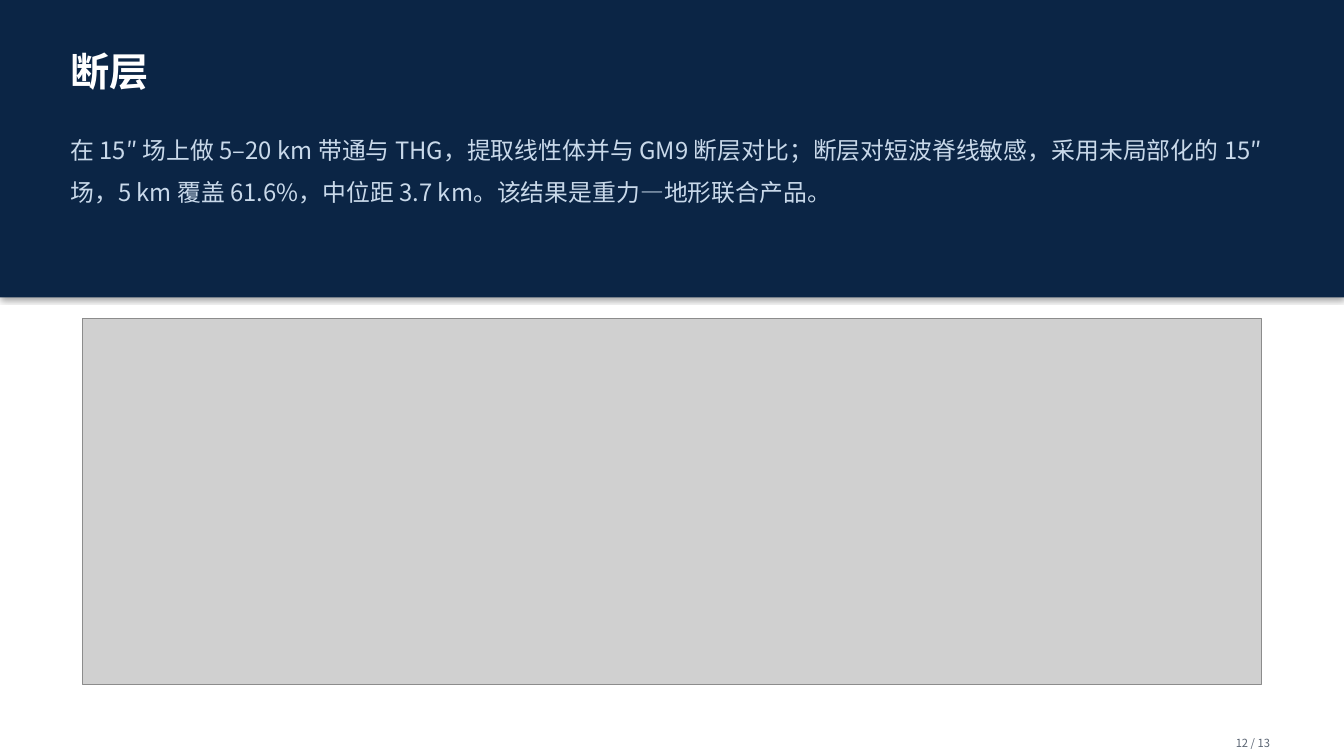
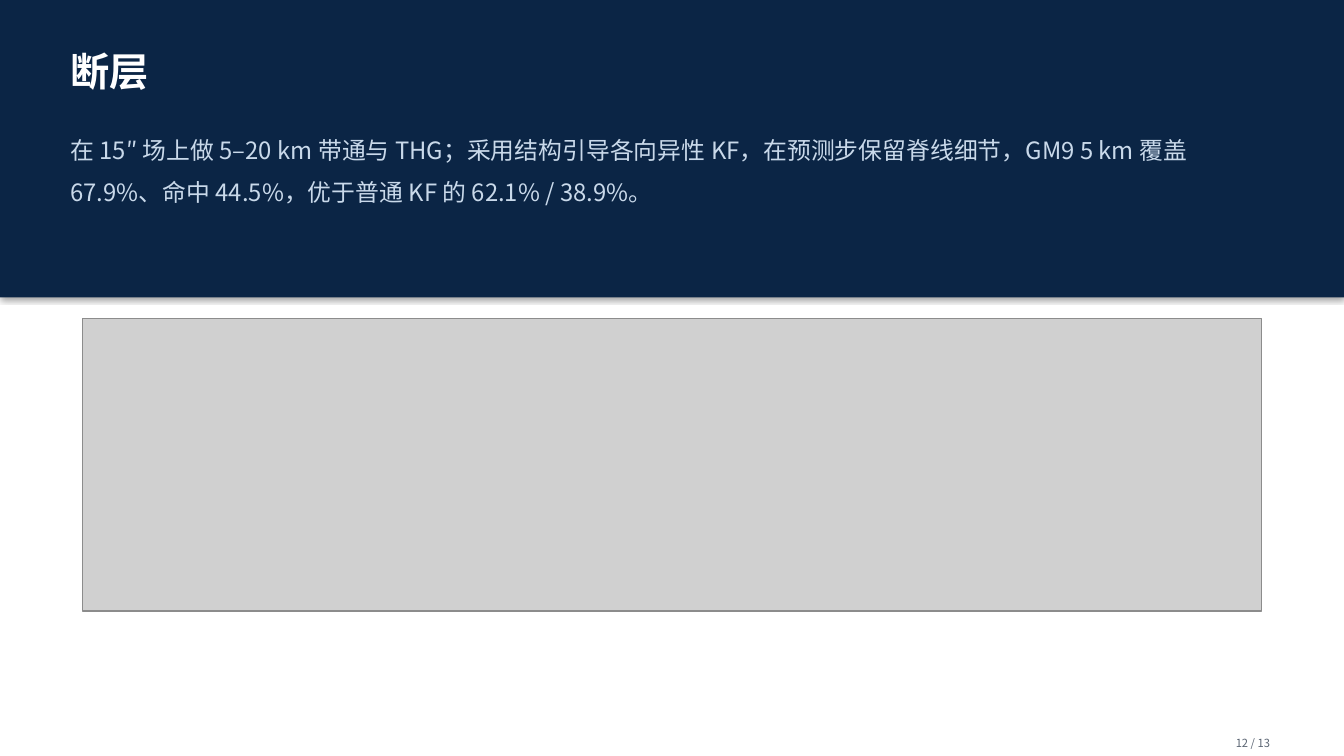
Before and after one commit to shuyunkai/kalman_gravity, a slide deck: slide 12 of ppt/汇报_新结构_13页.pptx. Drawn at 1344x756 pixels with LibreOffice and Linux fonts; fonts in the diff are those of the drawing; grey boxes stand for pictures. Boxes give left, top, right and bottom in pixels: in the first picture for what was removed or moved away, otherwise in the second. Text is boxed around its words. In the diff, an @@ line names an element or a change of style, - is before the commit and + after.

```diff
--- a/ppt/汇报_新结构_13页.pptx
+++ b/ppt/汇报_新结构_13页.pptx
@@ text at box(71, 139, 1187, 203): text changed @@
-在 15″ 场上做 5–20 km 带通与 THG，提取线性体并与 GM9 断层对比；断层对短波脊线敏感，采用未局部化的 15″ 场，5 km 覆盖 61.6%，中位距 3.7 km。该结果是重力—地形联合产品。
+在 15″ 场上做 5–20 km 带通与 THG；采用结构引导各向异性 KF，在预测步保留脊线细节，GM9 5 km 覆盖 67.9%、命中 44.5%，优于普通 KF 的 62.1% / 38.9%。
@@ picture: place and size @@
-picture at box(83, 319, 1262, 685)
+picture at box(83, 319, 1262, 611)
```
Also in this commit, not shown: 1 other slide changed, 4 other files.
